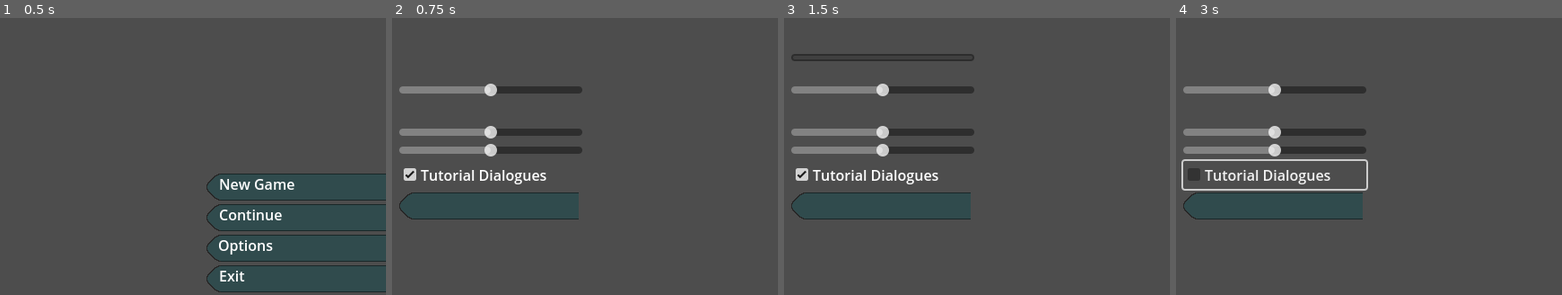
Above: before the commit, frames 1-4 (left to right).
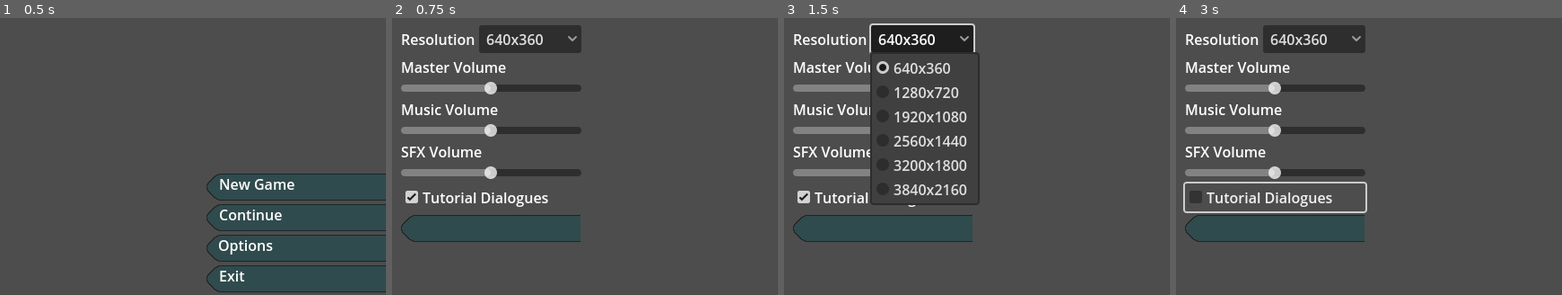
Above: after the commit, the same moments.

Repository: mzbrubak/Godot-Wild-Jam-74
Game: Godot game, scene res://main_menu.tscn
Same seed, same stepped clock (60 frames per second), same inputs: the game is played once before the commit and once after it.
Inputs (mouse positions are in pixels of both pictures, inside the frame that each line leads up to):
- Up to frame 1 (0.5 s): no input
- Up to frame 2 (0.75 s): click "Options" at 0.5 s
- Up to frame 3 (1.5 s): click (884, 51) at 1.27 s
- Up to frame 4 (3 s): click (1314, 37) at 2 s, where only the run after the commit has a clickable "640x360"; click "Tutorial Dialogues" at 2.75 s

Frame 1 is identical in both runs. In frame 2, 16% of the frame differs, in the area x 1-50%, y 2-81%; in frame 3, 17%; in frame 4, 17%.

Commit message:
Resolution setting does something
I can consider more options for changing the screen size later; this at least gives a baseline

Diff:
--- a/options_from_title.gd
+++ b/options_from_title.gd
@@ -5,19 +5,23 @@
 	$"VBoxContainer/Music Volume".value=Settings.musicvolume;
 	$"VBoxContainer/SFX Volume".value=Settings.sfxvolume;
 	$"VBoxContainer/Tutorial Dialogues".button_pressed=Settings.tutorialmessages;
+	$"VBoxContainer/ResolutionOption/ResolutionDropdown".selected=Settings.resolutionid;
 
 func _on_back_button_pressed():
 	Settings.savechanges();
 	get_tree().change_scene_to_file("res://main_menu.tscn");
 
 func _on_master_volume_value_changed(value):
-	Settings.mastervolume=value;
+	Settings.set_mastervolume(value);
 
 func _on_music_volume_value_changed(value):
-	Settings.musicvolume=value;
+	Settings.set_musicvolume(value);
 
 func _on_sfx_volume_value_changed(value):
-	Settings.sfxvolume=value;
+	Settings.set_sfxvolume(value);
 
 func _on_tutorial_dialogues_toggled(toggled_on):
-	Settings.tutorialmessages=toggled_on;
+	Settings.set_tutorialmessages(toggled_on);
+
+func _on_resolution_dropdown_item_selected(index):
+	Settings.set_resolution(index);
--- a/options_from_title.tscn
+++ b/options_from_title.tscn
@@ -20,11 +20,32 @@
 grow_vertical = 2
 alignment = 1
 
-[node name="Resolution Selection" type="MenuButton" parent="VBoxContainer"]
+[node name="ResolutionOption" type="HBoxContainer" parent="VBoxContainer"]
 layout_mode = 2
+
+[node name="Label" type="Label" parent="VBoxContainer/ResolutionOption"]
+layout_mode = 2
+text = "Resolution"
+
+[node name="ResolutionDropdown" type="OptionButton" parent="VBoxContainer/ResolutionOption"]
+layout_mode = 2
+item_count = 6
+popup/item_0/text = "640x360"
+popup/item_0/id = 0
+popup/item_1/text = "1280x720"
+popup/item_1/id = 1
+popup/item_2/text = "1920x1080"
+popup/item_2/id = 2
+popup/item_3/text = "2560x1440"
+popup/item_3/id = 3
+popup/item_4/text = "3200x1800"
+popup/item_4/id = 4
+popup/item_5/text = "3840x2160"
+popup/item_5/id = 5
 
 [node name="Label" type="Label" parent="VBoxContainer"]
 layout_mode = 2
+text = "Master Volume"
 
 [node name="Master Volume" type="HSlider" parent="VBoxContainer"]
 layout_mode = 2
@@ -32,10 +53,15 @@
 
 [node name="Label2" type="Label" parent="VBoxContainer"]
 layout_mode = 2
+text = "Music Volume"
 
 [node name="Music Volume" type="HSlider" parent="VBoxContainer"]
 layout_mode = 2
 value = 100.0
+
+[node name="Label3" type="Label" parent="VBoxContainer"]
+layout_mode = 2
+text = "SFX Volume"
 
 [node name="SFX Volume" type="HSlider" parent="VBoxContainer"]
 layout_mode = 2
@@ -45,18 +71,13 @@
 layout_mode = 2
 text = "Tutorial Dialogues"
 
-[node name="HBoxContainer" type="HBoxContainer" parent="VBoxContainer"]
-layout_mode = 2
-
-[node name="Back Button" type="TextureButton" parent="VBoxContainer/HBoxContainer"]
+[node name="Back Button" type="TextureButton" parent="VBoxContainer"]
 layout_mode = 2
 texture_normal = ExtResource("2_0xt7r")
 
-[node name="TextureButton" type="TextureButton" parent="VBoxContainer/HBoxContainer"]
-layout_mode = 2
-
+[connection signal="item_selected" from="VBoxContainer/ResolutionOption/ResolutionDropdown" to="." method="_on_resolution_dropdown_item_selected"]
 [connection signal="value_changed" from="VBoxContainer/Master Volume" to="." method="_on_master_volume_value_changed"]
 [connection signal="value_changed" from="VBoxContainer/Music Volume" to="." method="_on_music_volume_value_changed"]
 [connection signal="value_changed" from="VBoxContainer/SFX Volume" to="." method="_on_sfx_volume_value_changed"]
 [connection signal="toggled" from="VBoxContainer/Tutorial Dialogues" to="." method="_on_tutorial_dialogues_toggled"]
-[connection signal="pressed" from="VBoxContainer/HBoxContainer/Back Button" to="." method="_on_back_button_pressed"]
+[connection signal="pressed" from="VBoxContainer/Back Button" to="." method="_on_back_button_pressed"]
--- a/project.godot
+++ b/project.godot
@@ -23,3 +23,5 @@
 
 window/size/viewport_width=640
 window/size/viewport_height=360
+window/stretch/mode="viewport"
+window/stretch/scale_mode="integer"
--- a/settings.gd
+++ b/settings.gd
@@ -1,5 +1,5 @@
 extends Node
-var resolution=0;#this is going to be retooled at some point
+var resolutionid=0;#this is going to be retooled at some point
 var mastervolume:float=50;
 var musicvolume:float=50;
 var sfxvolume:float=50;
@@ -11,17 +11,35 @@
 	if err!=OK:
 		#guess you're stuck with the built-in defaults!  congrats on first boot-up
 		return
-	resolution=config.get_value("Video","resolution");
+	resolutionid=config.get_value("Video","resolutionid");
 	mastervolume=config.get_value("Audio","mastervolume",50);
 	musicvolume=config.get_value("Audio","musicvolume",50);
 	sfxvolume=config.get_value("Audio","sfxvolume",50);
 	tutorialmessages=config.get_value("Gameplay","tutorialmessages",true);
+	set_resolution(resolutionid);
 
 func savechanges():
 	var config=ConfigFile.new()
-	config.set_value("Video","resolution",resolution);
+	config.set_value("Video","resolutionid",resolutionid);
 	config.set_value("Audio","mastervolume",mastervolume);
 	config.set_value("Audio","musicvolume",musicvolume);
 	config.set_value("Audio","sfxvolume",sfxvolume);
 	config.set_value("Gameplay","tutorialmessages",tutorialmessages);
 	config.save("user://settings.ini");
+
+func set_resolution(index):
+	resolutionid=index;
+	var resolution=Vector2i(640*(1+index),360*(1+index));
+	DisplayServer.window_set_size(resolution);
+
+func set_mastervolume(value):
+	mastervolume=value;
+
+func set_musicvolume(value):
+	musicvolume=value;
+
+func set_sfxvolume(value):
+	sfxvolume=value;
+
+func set_tutorialmessages(toggled):
+	tutorialmessages=toggled;
